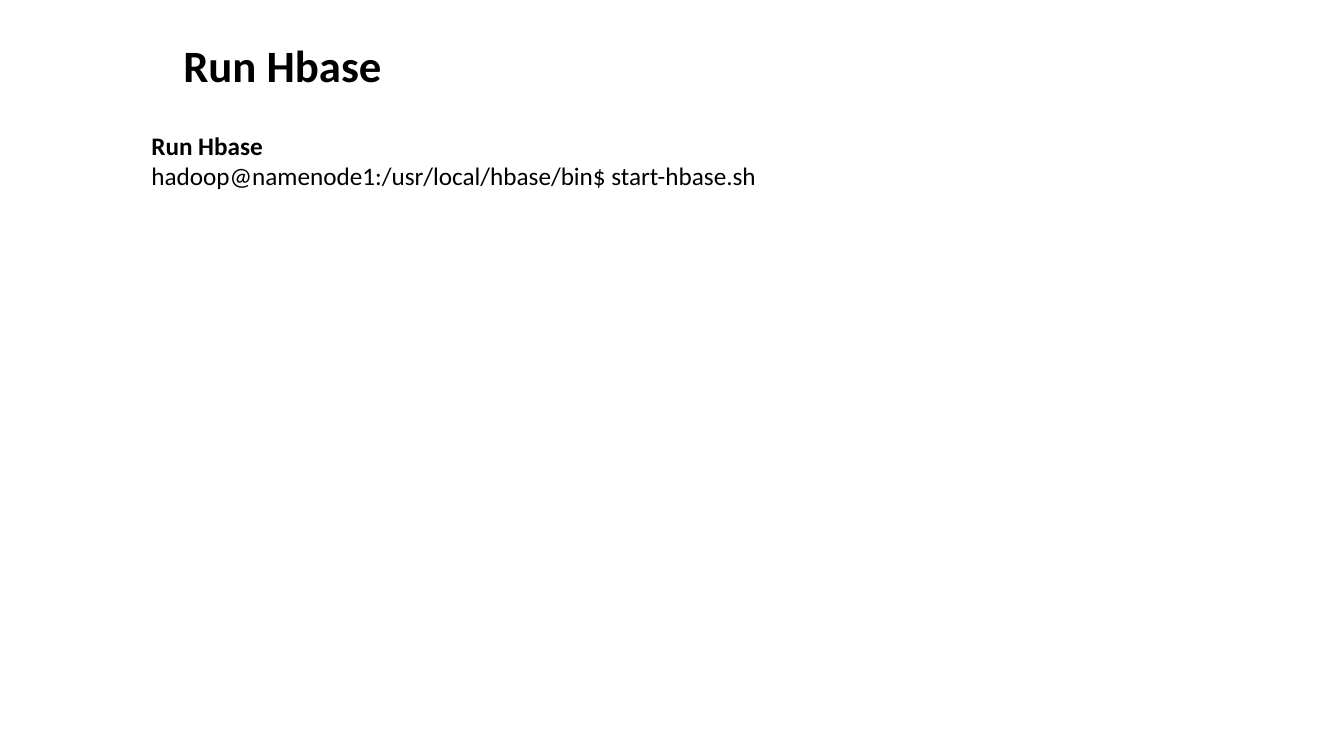
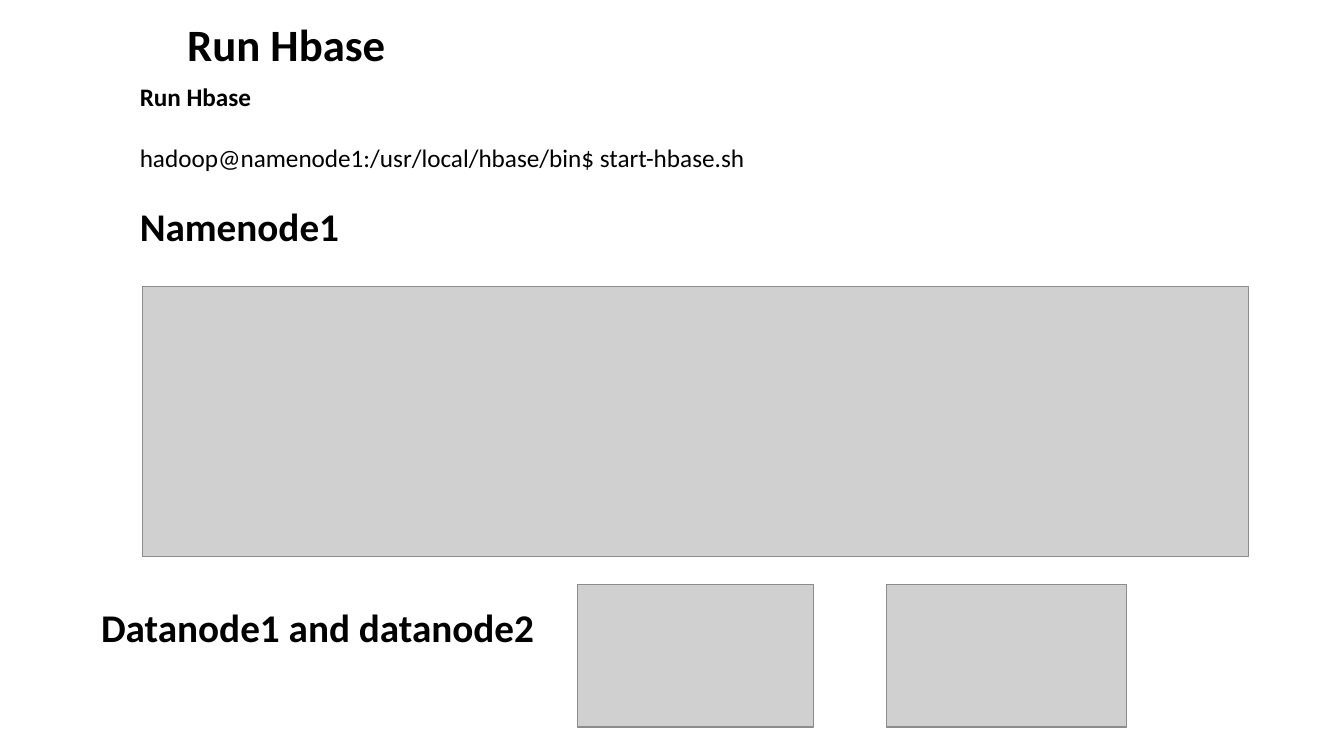
Before and after one commit to aashmishra/Bigdata_ppt, a slide deck: slide 12 of hbase.pptx. Drawn at 1344x756 pixels with LibreOffice and Linux fonts; fonts in the diff are those of the drawing; grey boxes stand for pictures. Boxes give left, top, right and bottom in pixels: in the first picture for what was removed or moved away, otherwise in the second. Text is boxed around its words. In the diff, an @@ line names an element or a change of style, - is before the commit and + after.

```diff
--- a/hbase.pptx
+++ b/hbase.pptx
@@ text "Run Hbase" moved from (x1=183, y1=50, x2=382, y2=83) to (x1=187, y1=29, x2=385, y2=62) @@
@@ text "Run Hbase" moved from (x1=151, y1=137, x2=755, y2=189) to (x1=140, y1=88, x2=744, y2=242) @@
@@ text at (x1=140, y1=213, x2=339, y2=242): paragraph added @@
+Namenode1
@@ picture added at (x1=142, y1=287, x2=1248, y2=558) @@
@@ picture added at (x1=578, y1=585, x2=814, y2=728) @@
@@ picture added at (x1=887, y1=585, x2=1127, y2=728) @@
@@ text added at (x1=101, y1=614, x2=534, y2=643), 28 pt, text #000000, bold @@
+Datanode1 and datanode2
```
Also in this commit, not shown: 5 other slides changed, 5 slides added, 2 slides removed.
